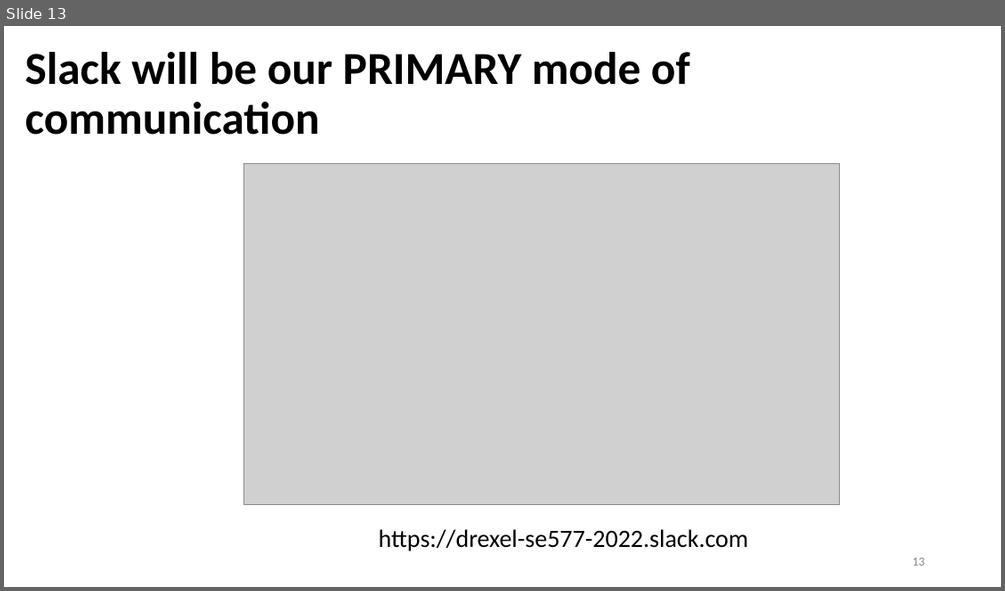
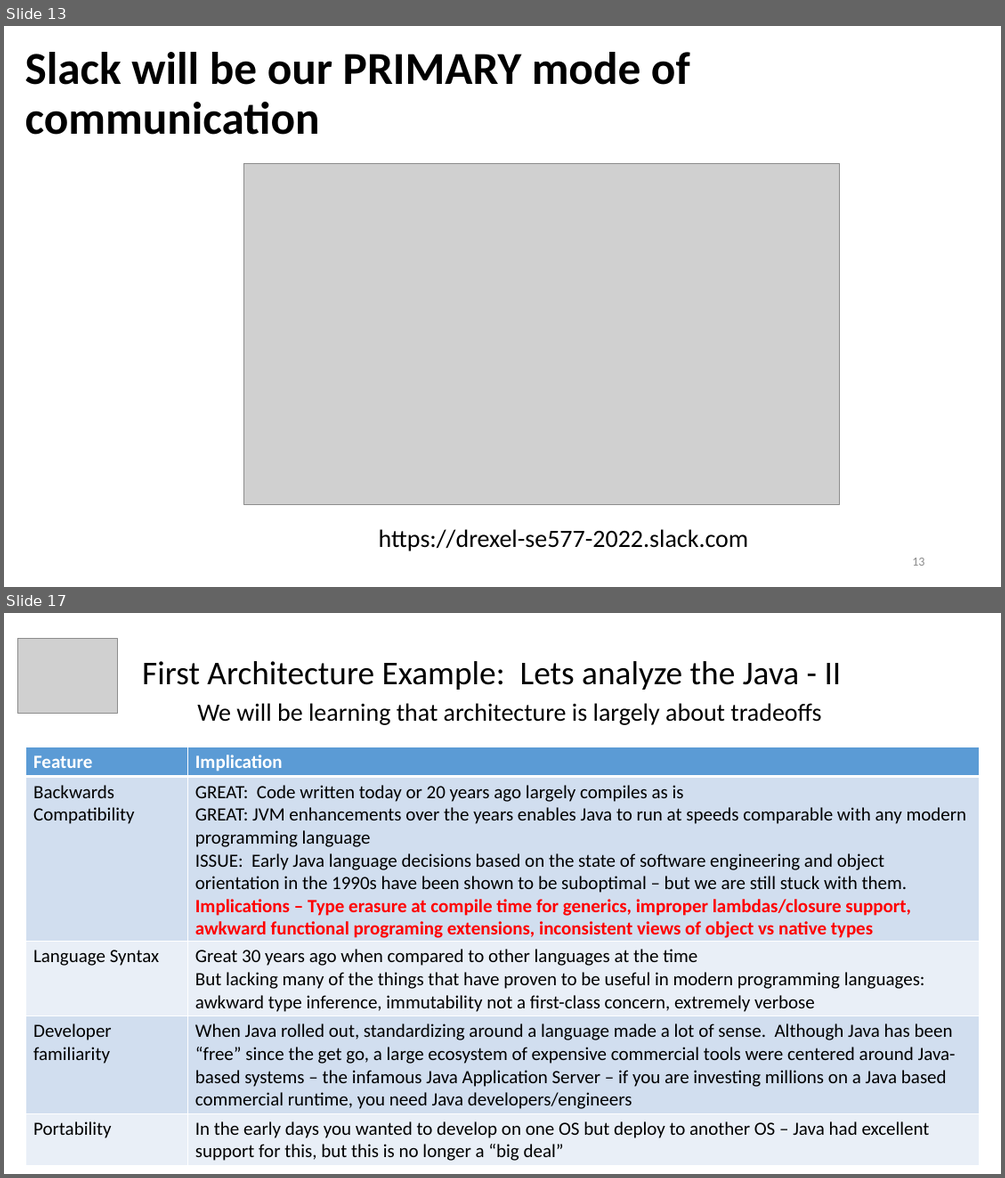
Before and after one commit to ArchitectingSoftware/SE577-SoftwareArchitecture, a slide deck: lectures/Week 1 - Course Overview.pptx. Shown one above the other, each under a label of ours: slide 13 before the commit, slides 13 and 17 after it; the slides between them are not shown. The pictures are 1005x591 and 1005x1178 pixels, drawn with LibreOffice and Linux fonts; fonts in the diff are those of the drawing; grey boxes stand for pictures. Boxes give left, top, right and bottom in pixels: in the first picture for what was removed or moved away, otherwise in the second. Text is boxed around its words. In the diff, an @@ line names an element or a change of style, - is before the commit and + after.

```diff
--- a/lectures/Week 1 - Course Overview.pptx
+++ b/lectures/Week 1 - Course Overview.pptx
@@ slide 17 added at (4, 613, 1001, 1174), background #FFFFFF @@
@@ picture added at (17, 639, 117, 714) @@
@@ title added at (142, 661, 841, 690), 32 pt, text #000000 @@
+First Architecture Example: Lets analyze the Java - II
@@ text added at (197, 703, 821, 725), 24 pt, text #000000 @@
+We will be learning that architecture is largely about tradeoffs
@@ table added at (25, 747, 979, 1166), 5 rows, 2 columns @@
+Feature | Implication
+Backwards Compatibility | GREAT: Code written today or 20 years ago largely compiles as is / GREAT: JVM enhancements over the years enables Java to run at speeds comparable with any modern programming language / ISSUE: Early Java language decisions based on the state of software engineering and object orientation in the 1990s have been shown to be suboptimal – but we are still stuck with them. Implications – Type erasure at compile time for generics, improper lambdas/closure support, awkward functional programing extensions, inconsistent views of object vs native types
+Language Syntax | Great 30 years ago when compared to other languages at the time / But lacking many of the things that have proven to be useful in modern programming languages: awkward type inference, immutability not a first-class concern, extremely verbose
+Developer familiarity | When Java rolled out, standardizing around a language made a lot of sense. Although Java has been “free” since the get go, a large ecosystem of expensive commercial tools were centered around Java-based systems – the infamous Java Application Server – if you are investing millions on a Java based commercial runtime, you need Java developers/engineers
+Portability | In the early days you wanted to develop on one OS but deploy to another OS – Java had excellent support for this, but this is no longer a “big deal”
```
Also in this commit, not shown: 1 slide changed, 9 other slides added, 4 other files.
